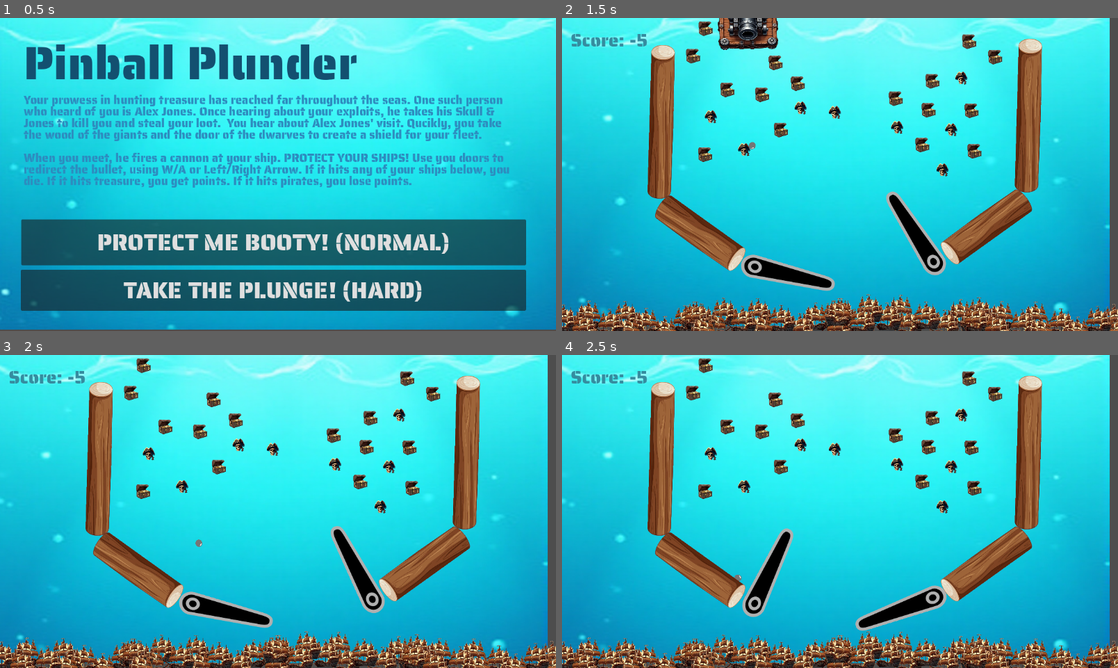
Above: before the commit, frames 1-4 (two rows, left to right).
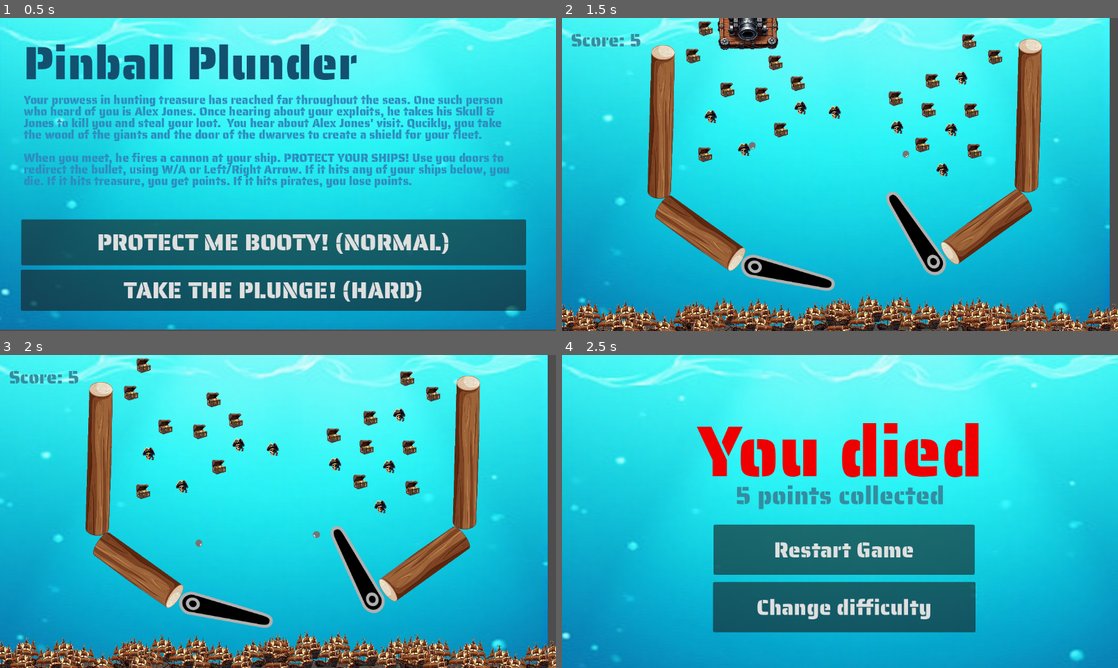
Above: after the commit, the same moments.

Repository: amodhakal/pinball-plunder
Game: Godot game, scene res://scenes/Title.tscn
Two runs of this game, one before a commit and one after it. Both use one fixed random seed, a clock stepped at 60 frames per second and the inputs below. Sound files missing from this copy of the repository are replaced by a short silence.
Inputs:
- Up to frame 1 (0.5 s): no input
- Up to frame 2 (1.5 s): click "PROTECT ME BOOTY! (NORMAL)" at 0.5 s; hold D (flip_right) from 1.28 s (still down)
- Up to frame 3 (2 s): keep holding D (flip_right)
- Up to frame 4 (2.5 s): release D (flip_right) at 2.03 s; hold A (flip_left) from 2.03 s (still down)

Frame 1 is identical in both runs. In frame 2, 0.1% of the frame differs, in the area x 1-63%, y 5-45%; in frame 3, 0.1%; in frame 4, 41%, in the area x 0-100%, y 0-100%.

Commit message:
Fixed hard ball

Diff:
--- a/scenes/Game.tscn
+++ b/scenes/Game.tscn
@@ -1,9 +1,8 @@
-[gd_scene load_steps=26 format=3 uid="uid://clo5ro7xhnnkh"]
+[gd_scene load_steps=25 format=3 uid="uid://clo5ro7xhnnkh"]
 
 [ext_resource type="Texture2D" uid="uid://dcqt8bqykipxn" path="res://assets/background.png" id="1_s0mc2"]
 [ext_resource type="Script" path="res://scripts/Game.gd" id="1_shevl"]
 [ext_resource type="Texture2D" uid="uid://dvciojc1o2mq2" path="res://assets/flipper.png" id="2_vbjh6"]
-[ext_resource type="Script" path="res://scenes/hard_ball_physics.gd" id="4_7v3x8"]
 [ext_resource type="Texture2D" uid="uid://bs67gss42v31x" path="res://assets/ball.png" id="5_4nvdx"]
 [ext_resource type="Script" path="res://scripts/right_flipper.gd" id="5_ds74c"]
 [ext_resource type="Texture2D" uid="uid://dchbodow31k6x" path="res://assets/ship.png" id="6_11a6p"]
@@ -117,8 +116,6 @@
 linear_damp = 2.0
 angular_damp_mode = 1
 angular_damp = 0.5
-script = ExtResource("4_7v3x8")
-speed = 10.0
 
 [node name="CollisionShape2D" type="CollisionShape2D" parent="HardBallPhysics"]
 position = Vector2(397, 32)
--- a/scenes/hard_ball_physics.gd
+++ /dev/null
@@ -1,30 +0,0 @@
-extends RigidBody2D
-
-@export var bounce_factor: float = 1.0  # Controls the strength of bounce
-@export var speed: float = 500  # Adjust the speed of the ball
-
-var velocity = Vector2.ZERO
-
-func _ready():
-	# Set initial velocity
-	velocity = Vector2(100, 300)  # Customize starting speed
-	if Globals.gamemode == "normal":
-		queue_free()
-
-func _physics_process(delta):
-	# Move the ball
-	velocity = velocity.normalized() * speed  # Normalize to control consistent speed
-	position += velocity * delta  # Apply the velocity to the ball's position
-
-	# Check if the ball is outside the screen boundaries
-	var screen_rect = get_viewport().get_visible_rect()
-
-	if position.x < screen_rect.position.x:  # Ball goes beyond the left
-		velocity.x = abs(velocity.x)  # Reverse X direction (bounce right)
-	elif position.x > screen_rect.position.x + screen_rect.size.x:  # Ball goes beyond the right
-		velocity.x = -abs(velocity.x)  # Reverse X direction (bounce left)
-
-	if position.y < screen_rect.position.y:  # Ball goes beyond the top
-		velocity.y = abs(velocity.y)  # Reverse Y direction (bounce down)
-	elif position.y > screen_rect.position.y + screen_rect.size.y:  # Ball goes beyond the bottom
-		velocity.y = -abs(velocity.y)  # Reverse Y direction (bounce up)
